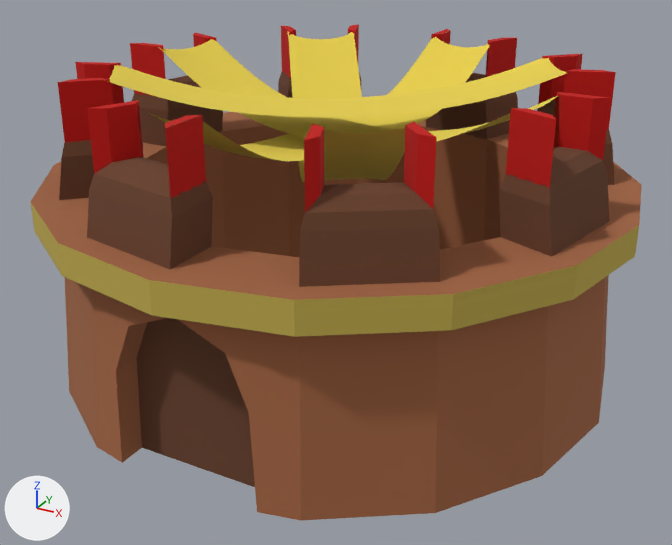
The glTF model public/models/basun-forepost.glb, before and after one commit.
One viewpoint serves both versions: a camera (50 mm lens) standing at (12.76, -23.27, 14.48) and looking at (0.29, -0.6, 3.14). The axes (+X, +Y, +Z) are drawn at lower left. The lights are the same throughout. Where no turn or scale is listed for an object, it has been applied to the vertices.

Objects in the first picture: 'caravanserai', 'fabric', 'fabric.001', 'fabric.002', 'fabric.003'.
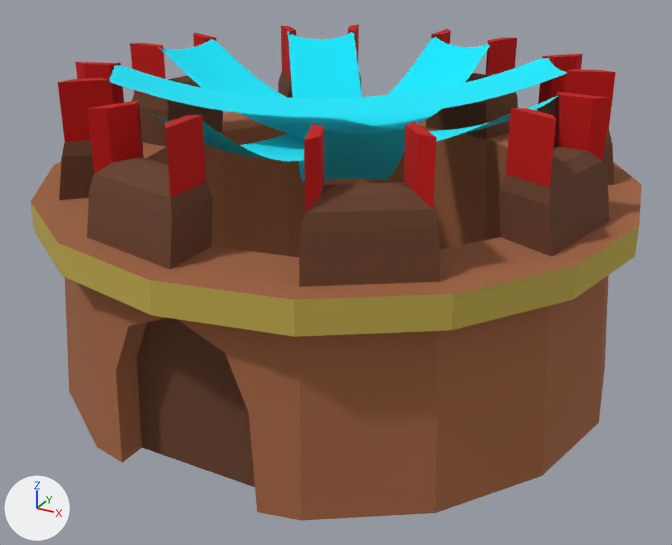
What the commit changed:
Material 'blue-fabric' (mat_blue_fabric) is new.
Its base color is (0.0, 0.815, 1.0) (cyan #00e9ff).
Its roughness is 1.0.
me_plane_001 has 405 vertices, 704 faces and spans x -4.56..4.56, y -5.95..5.95, z -3.13..0.0.
me_plane_001 no longer uses material mat_golden_fabric (yellow #e7cf4c).
me_plane_001 now uses material mat_blue_fabric (cyan #00e9ff).
me_plane_002 has 405 vertices, 704 faces and spans x -5.96..5.96, y -4.53..4.53, z -1.19..0.0.
me_plane_002 no longer uses material mat_golden_fabric (yellow #e7cf4c).
me_plane_002 now uses material mat_blue_fabric (cyan #00e9ff).
me_plane_003 has 405 vertices, 704 faces and spans x -6.5..6.5, y -2.36..2.36, z -1.87..0.0.
me_plane_003 no longer uses material mat_golden_fabric (yellow #e7cf4c).
me_plane_003 now uses material mat_blue_fabric (cyan #00e9ff).
me_plane_004 has 405 vertices, 704 faces and spans x -2.39..2.39, y -6.5..6.5, z -2.14..0.0.
me_plane_004 no longer uses material mat_golden_fabric (yellow #e7cf4c).
me_plane_004 now uses material mat_blue_fabric (cyan #00e9ff).

Location of each change, (x1, y1, x2, y2) in pixels of the pictures (672 x 545 px):
'fabric.002', recoloured (yellow to cyan)
    both: (107, 58, 566, 117)
'fabric.001', recoloured (yellow to cyan)
    both: (287, 31, 405, 182)
'fabric', recoloured (yellow to cyan)
    both: (138, 37, 493, 161)
'fabric.003', recoloured (yellow to cyan)
    both: (159, 39, 558, 141)
